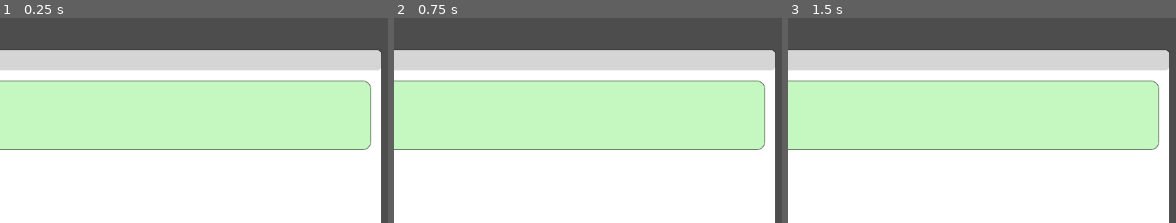
Above: before the commit, frames 1-3 (left to right).
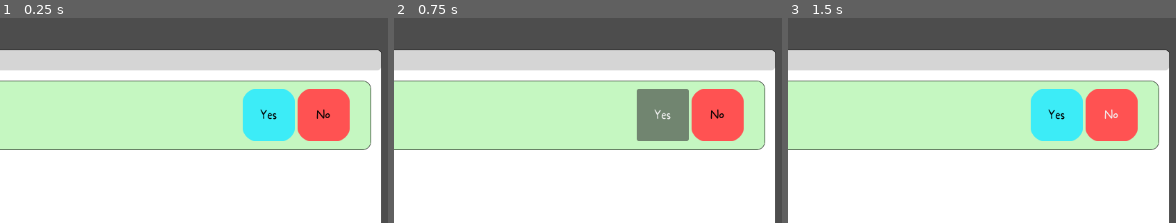
Above: after the commit, the same moments.

Repository: Gray-Alec58/gam-capstone
Game: Godot game, scene res://Scenes/computer_screen.tscn
The game is run twice, just before and just after one commit, with the same random seed, the same clock (stepped at 60 frames per second) and the same inputs. The project has no main scene, so this scene is started directly.
Inputs (mouse positions are % of the whole screen's width and height, from its top left):
- Up to frame 1 (0.25 s): no input
- Up to frame 2 (0.75 s): click (85, 24) at 0.5 s, where only the run after the commit has a clickable "Yes"
- Up to frame 3 (1.5 s): click (92, 24) at 1.25 s, where only the run after the commit has a clickable "No"
The pictures show only the part of the screen within x 50-100%, y 0-50%; the shares and areas given below are measured in that part.

The runs differ from the first frame. In frame 1, 6.5% of the frame differs, in the area x 62-91%, y 34-60%; in frame 2, 6.7%; in frame 3, 6.5%.

Commit message:
Class 9/10
Setting Up Base UI

Diff:
--- a/Scenes/computer_screen.tscn
+++ b/Scenes/computer_screen.tscn
@@ -12,7 +12,10 @@
 [ext_resource type="Texture2D" uid="uid://c5yhv6ijd4n0g" path="res://Art/UI_Exports/RescueApp/RescueWindowBG.png" id="10_e6ljc"]
 [ext_resource type="Texture2D" uid="uid://dgurly0qlvwpl" path="res://Art/UI_Exports/RescueApp/RescueUI.png" id="11_sqaj2"]
 [ext_resource type="Texture2D" uid="uid://psiloyf4li7g" path="res://Art/UI_Exports/ExpandApp/ExpandWindowBG.png" id="12_8ptuv"]
+[ext_resource type="FontFile" uid="uid://cg0sgnllbk1h7" path="res://Art/Fonts/more-sugar.thin.ttf" id="12_b3akq"]
 [ext_resource type="Texture2D" uid="uid://drp8e20hjg2ex" path="res://Art/UI_Exports/FundraiserApp/FundraiserWindowBG.png" id="13_df4cu"]
+[ext_resource type="Texture2D" uid="uid://cbba2owlie7gv" path="res://Art/UI_Exports/RescueApp/RescueYesButton.png" id="13_jv7rh"]
+[ext_resource type="Texture2D" uid="uid://bhxdgga281bx8" path="res://Art/UI_Exports/RescueApp/RescueNoButton.png" id="14_4bj7o"]
 
 [sub_resource type="StyleBoxTexture" id="StyleBoxTexture_n8b2h"]
 texture = ExtResource("1_ja51f")
@@ -37,6 +40,26 @@
 
 [sub_resource type="StyleBoxTexture" id="StyleBoxTexture_x8qmx"]
 texture = ExtResource("7_yvt5d")
+texture_margin_left = 10.0
+texture_margin_top = 10.0
+texture_margin_right = 10.0
+texture_margin_bottom = 10.0
+
+[sub_resource type="FontVariation" id="FontVariation_dfmt8"]
+base_font = ExtResource("12_b3akq")
+
+[sub_resource type="StyleBoxTexture" id="StyleBoxTexture_ygkgy"]
+texture = ExtResource("13_jv7rh")
+texture_margin_left = 10.0
+texture_margin_top = 10.0
+texture_margin_right = 10.0
+texture_margin_bottom = 10.0
+
+[sub_resource type="FontVariation" id="FontVariation_xfmfb"]
+base_font = ExtResource("12_b3akq")
+
+[sub_resource type="StyleBoxTexture" id="StyleBoxTexture_ui2y6"]
+texture = ExtResource("14_4bj7o")
 texture_margin_left = 10.0
 texture_margin_top = 10.0
 texture_margin_right = 10.0
@@ -140,6 +163,47 @@
 layout_mode = 2
 texture = ExtResource("11_sqaj2")
 
+[node name="MarginContainer" type="MarginContainer" parent="ScreenContainer/RescueWindow/NinePatchRect/MarginContainer/VBoxContainer/NinePatchRect" unique_id=1850751010]
+layout_mode = 1
+anchors_preset = 15
+anchor_right = 1.0
+anchor_bottom = 1.0
+grow_horizontal = 2
+grow_vertical = 2
+theme_override_constants/margin_left = 10
+theme_override_constants/margin_top = 5
+theme_override_constants/margin_right = 10
+theme_override_constants/margin_bottom = 5
+
+[node name="HBoxContainer" type="HBoxContainer" parent="ScreenContainer/RescueWindow/NinePatchRect/MarginContainer/VBoxContainer/NinePatchRect/MarginContainer" unique_id=1244010540]
+custom_minimum_size = Vector2(175, 75)
+layout_mode = 2
+size_flags_horizontal = 8
+size_flags_vertical = 4
+theme_override_constants/separation = 4
+
+[node name="YesButton" type="Button" parent="ScreenContainer/RescueWindow/NinePatchRect/MarginContainer/VBoxContainer/NinePatchRect/MarginContainer/HBoxContainer" unique_id=973155605]
+custom_minimum_size = Vector2(75, 75)
+layout_mode = 2
+size_flags_horizontal = 4
+size_flags_vertical = 4
+theme_override_colors/font_color = Color(0, 0, 0, 1)
+theme_override_fonts/font = SubResource("FontVariation_dfmt8")
+theme_override_styles/normal = SubResource("StyleBoxTexture_ygkgy")
+text = "Yes"
+
+[node name="NoButton" type="Button" parent="ScreenContainer/RescueWindow/NinePatchRect/MarginContainer/VBoxContainer/NinePatchRect/MarginContainer/HBoxContainer" unique_id=677050709]
+custom_minimum_size = Vector2(75, 75)
+layout_mode = 2
+size_flags_horizontal = 4
+size_flags_vertical = 4
+theme_override_colors/font_color = Color(0, 0, 0, 1)
+theme_override_fonts/font = SubResource("FontVariation_xfmfb")
+theme_override_styles/normal = SubResource("StyleBoxTexture_ui2y6")
+theme_override_styles/pressed = SubResource("StyleBoxTexture_ui2y6")
+theme_override_styles/hover = SubResource("StyleBoxTexture_ui2y6")
+text = "No"
+
 [node name="ExpandWindow" type="MarginContainer" parent="ScreenContainer" unique_id=1987274271]
 visible = false
 custom_minimum_size = Vector2(900, 500)
Binary file added: Art/Fonts/more-sugar.thin.ttf
Not shown, added: Art/Fonts/more-sugar.thin.ttf.import
